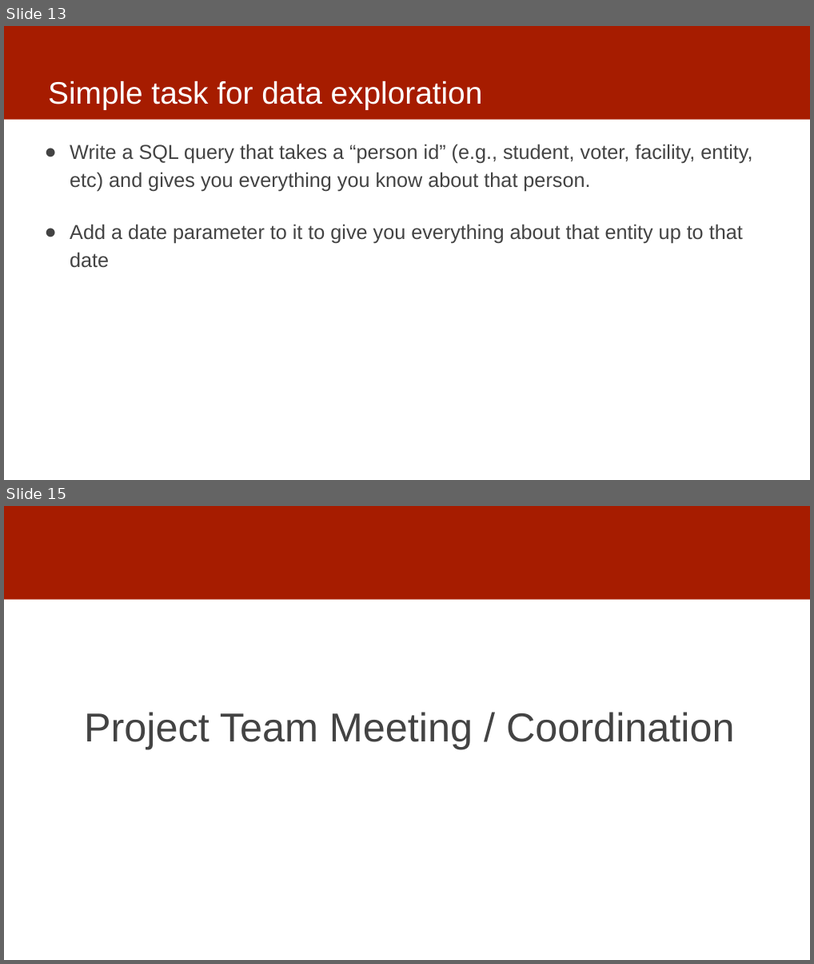
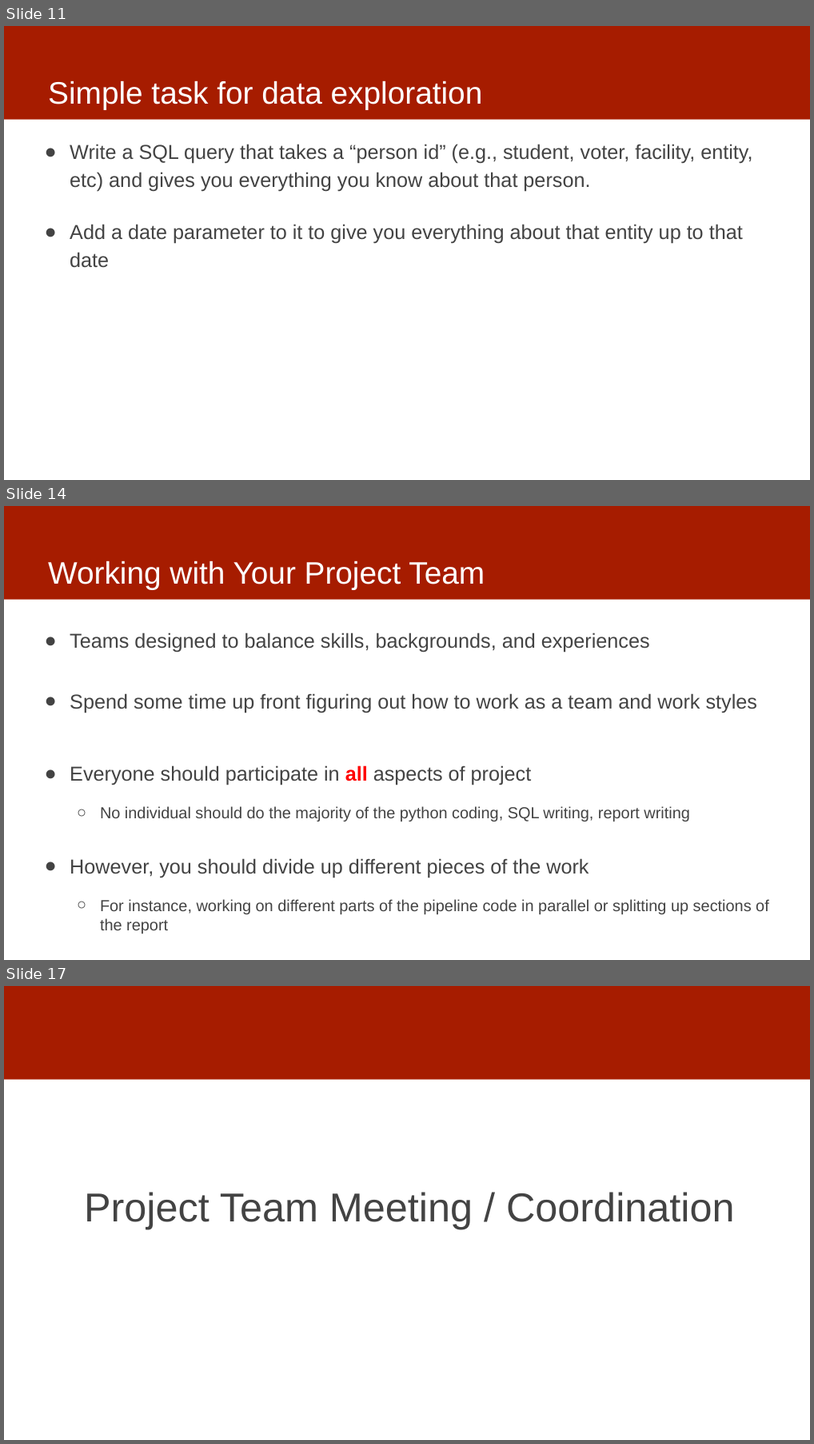
Before and after one commit to dssg/mlforpublicpolicylab, a slide deck: 03 - Data Exploration, Analytical Formulation, and Baselines/data-exploration.pptx. Shown one above the other, each under a label of ours: slides 13 and 15 before the commit, slides 11, 14 and 17 after it; the slides between them are not shown. The pictures are 814x964 and 814x1444 pixels, drawn with LibreOffice and Linux fonts; fonts in the diff are those of the drawing. Boxes give left, top, right and bottom in pixels: in the first picture for what was removed or moved away, otherwise in the second. Text is boxed around its words. In the diff, an @@ line names an element or a change of style, - is before the commit and + after.

```diff
--- a/03 - Data Exploration, Analytical Formulation, and Baselines/data-exploration.pptx
+++ b/03 - Data Exploration, Analytical Formulation, and Baselines/data-exploration.pptx
@@ slide 14 added at bbox=[4, 506, 810, 960], background #FFFFFF; not listed: 1 template element that a slide beside it also shows @@
@@ title added at bbox=[48, 561, 485, 590], 37 pt, text #FFFFFF @@
+Working with Your Project Team
@@ text added at bbox=[70, 632, 770, 914], 24 pt, text #434343 @@
+● Teams designed to balance skills, backgrounds, and experiences
+● Spend some time up front figuring out how to work as a team and work styles
+● Everyone should participate in all aspects of project
+  ○ No individual should do the majority of the python coding, SQL writing, report writing
+● However, you should divide up different pieces of the work
+  ○ For instance, working on different parts of the pipeline code in parallel or splitting up sections of the report
@@ what was slide 13 is now slide 11 @@
@@ what was slide 15 is now slide 17 @@
```
Also in this commit, not shown: 2 slides changed, 3 other slides added, 2 slides removed.
